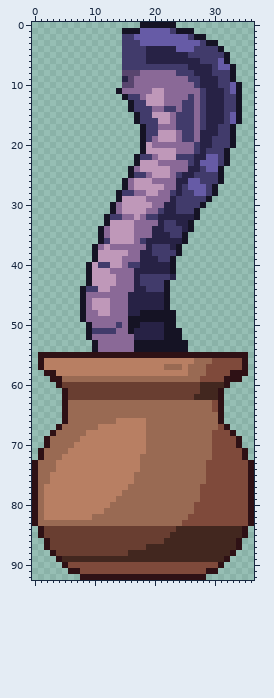
Sprite sheet, stored at Content/NPCs/Bosses/SnakeBoss/SnakeBossBody.png. The picture above was drawn from the file before the commit.
The file is 74x186 pixels, drawn in blocks of 2x2; one block is one cell here.
After:
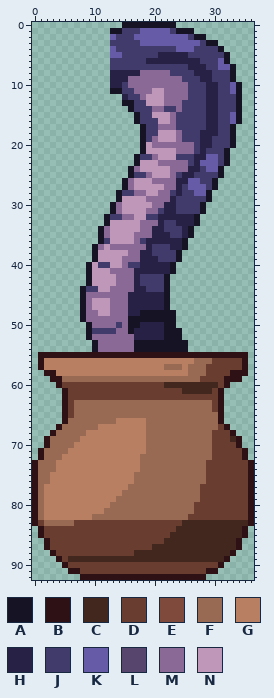
Palette (. is transparent): A #151324  B #2e1115  C #42271f  D #693e31  E #7f4a3b  F #996a53  G #b87f63  H #272245  J #413b6b  K #665ba6  L #58456e  M #8a6997  N #bf98b9
The exact change:
The author put colour A in row 0 at x 15 to 17; in row 1 at x 13 to 14; in row 11 at x 13; in row 13 at x 15; in row 31 at x 28; in row 33 at x 27.
The author put colour A in row 35 at x 26; in row 37 at x 25; in row 39 at x 24.
Colour J becomes colour A in row 26 at x 30; in row 28 at x 29; in row 42 at x 22.
Colour D becomes colour C in row 60 at x 22 to 27; in row 61 at x 25 to 27.
Colour E becomes colour C in row 69 at x 33; in row 83 at x 25 to 35.
Colour C becomes colour D in row 60 at x 31; in row 61 at x 30; in row 62 at x 27 to 30; in row 87 at x 19; in row 88 at x 16; in row 89 at x 5.
Colour E becomes colour D in row 56 at x 30 to 34; in row 57 at x 29 to 34; in row 58 at x 29 to 32; in row 59 at x 28 to 31; in rows 63 to 64 at x 30; in row 67 at x 31.
Colour E becomes colour D in rows 68 to 69 at x 30 to 32; in row 70 at x 30 to 33; in rows 71 to 72 at x 30 to 34; in rows 73 to 76 at x 29 to 35; in rows 77 to 79 at x 28 to 35; in rows 80 to 81 at x 27 to 35.
Colour E becomes colour D in row 82 at x 26 to 35; in row 90 at x 6 to 30; in row 91 at x 8 to 28.
Colour F becomes colour D in rows 63 to 65 at x 6; in row 83 at x 1 and 7 to 24.
The author put colour H in rows 8 to 10 at x 13 to 14.
Colour A becomes colour H in row 12 at x 15; in row 33 at x 26; in row 35 at x 25; in row 37 at x 24.
Colour L becomes colour H in row 8 at x 15 to 17.
The author put colour J in row 2 at x 14; in row 3 at x 13 to 14; in row 4 at x 14; in rows 6 to 7 at x 13 to 14.
Colour A becomes colour J in row 1 at x 15 to 17; in row 31 at x 27; in row 39 at x 23.
Colour H becomes colour J in row 4 at x 19 to 23; in row 5 at x 19 to 20; in row 7 at x 29; in row 9 at x 30; in row 10 at x 28; in rows 11 to 16 at x 31.
Colour L becomes colour J in row 10 at x 15.
Colour M becomes colour J in row 8 at x 23; in row 9 at x 25; in row 10 at x 26; in row 11 at x 15 to 16 and 26 to 27; in rows 12 to 19 at x 27.
The author put colour K in row 2 at x 13; in row 4 at x 13; in row 5 at x 13 to 14.
Colour L becomes colour M in rows 9 to 10 at x 16.
Colour M becomes colour N in row 32 at x 18; in rows 33 to 34 at x 17.
The author cleared colour A in row 26 at x 31; in row 28 at x 30.
The author cleared colour H in row 42 at x 23.
Where, in picture pixels (left, top, right, bottom), the same in both pictures:
changed: (110, 22, 224, 142)
changed: (164, 178, 224, 280)
changed: (134, 214, 146, 232)
changed: (74, 358, 248, 526)
changed: (68, 400, 74, 418)
changed: (38, 520, 44, 526)
changed: (62, 544, 218, 574)
